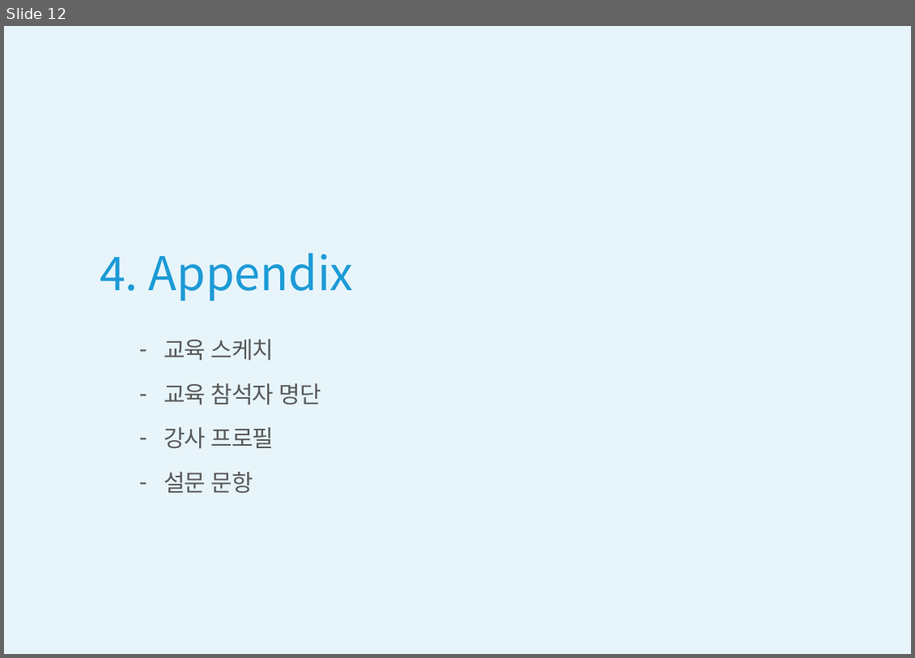
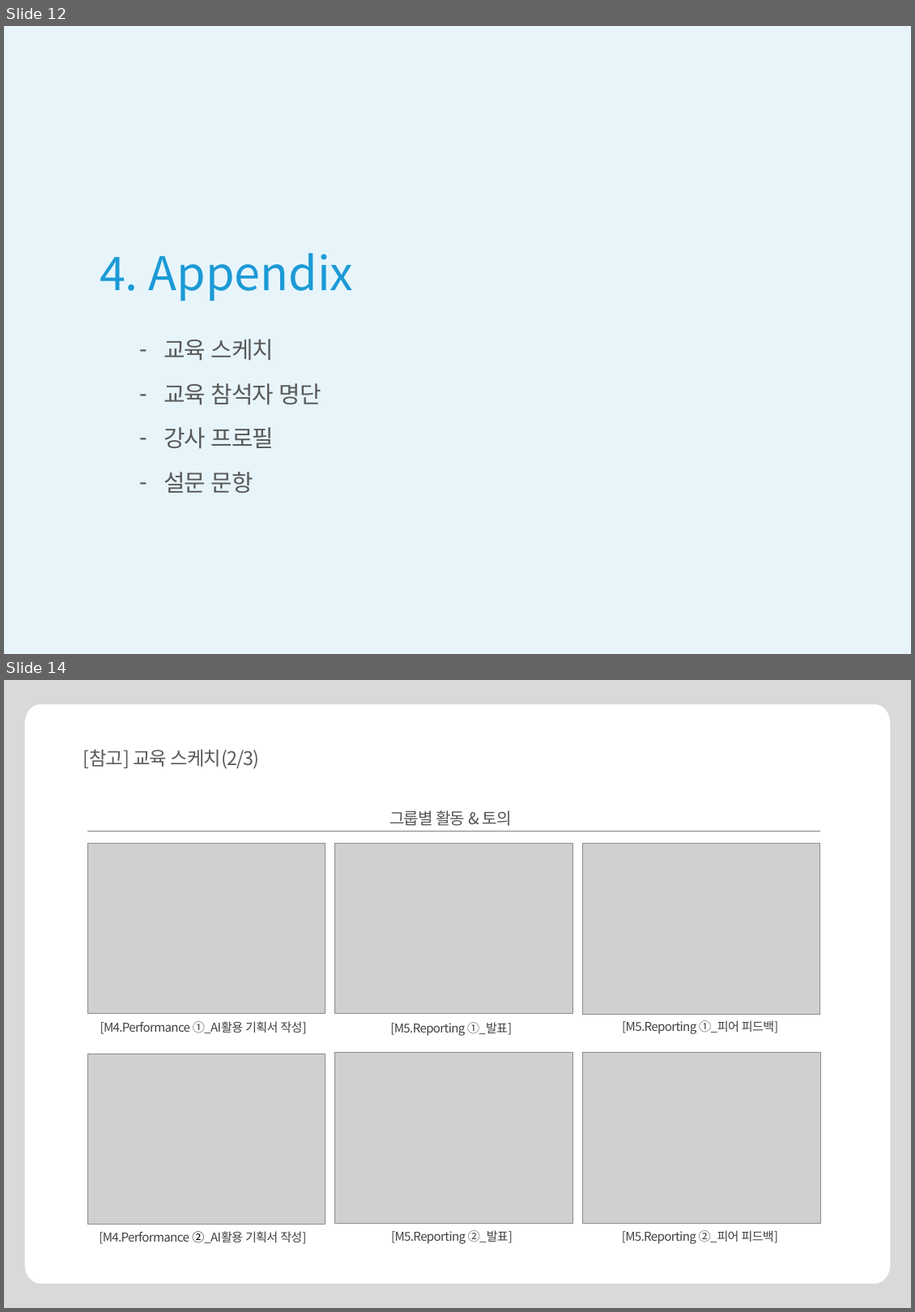
Before and after one commit to qkrtlwls123-a11y/Lam-automation, a slide deck: kai-template.pptx. Shown one above the other, each under a label of ours: slide 12 before the commit, slides 12 and 14 after it; the slides between them are not shown. The pictures are 915x658 and 915x1312 pixels, drawn with LibreOffice and Linux fonts; fonts in the diff are those of the drawing; grey boxes stand for pictures. Boxes give left, top, right and bottom in pixels: in the first picture for what was removed or moved away, otherwise in the second. Text is boxed around its words. In the diff, an @@ line names an element or a change of style, - is before the commit and + after.

```diff
--- a/kai-template.pptx
+++ b/kai-template.pptx
@@ slide 14 added at (x1=4, y1=680, x2=911, y2=1308), background #FFFFFF @@
@@ freeform shape added at (x1=4, y1=680, x2=911, y2=1308), fill #D9D9D9 @@
@@ title added at (x1=83, y1=749, x2=259, y2=769), 16.2 pt, text #595959 @@
+[참고] 교육 스케치(2/3)
@@ text added at (x1=390, y1=810, x2=512, y2=826), 14 pt, text #555555 @@
+그룹별 활동 & 토의
@@ picture added at (x1=87, y1=844, x2=326, y2=1014) @@
@@ line added from (87, 831) to (820, 831), #808080 0.5 pt @@
@@ picture added at (x1=336, y1=844, x2=573, y2=1014) @@
@@ picture added at (x1=583, y1=844, x2=820, y2=1015) @@
@@ text added at (x1=100, y1=1021, x2=306, y2=1034), 10.5 pt, text #404040 @@
+[M4.Performance ①_AI활용 기획서 작성]
@@ text added at (x1=390, y1=1022, x2=512, y2=1036), 10.5 pt, text #404040 @@
+[M5.Reporting ①_발표]
@@ text added at (x1=622, y1=1020, x2=778, y2=1034), 10.5 pt, text #404040 @@
+[M5.Reporting ①_피어 피드백]
@@ picture added at (x1=87, y1=1054, x2=326, y2=1224) @@
@@ picture added at (x1=336, y1=1053, x2=573, y2=1224) @@
@@ picture added at (x1=583, y1=1053, x2=820, y2=1224) @@
@@ text added at (x1=99, y1=1231, x2=306, y2=1244), 10.5 pt, text #404040 @@
+[M4.Performance ②_AI활용 기획서 작성]
@@ text added at (x1=391, y1=1230, x2=513, y2=1244), 10.5 pt, text #404040 @@
+[M5.Reporting ②_발표]
@@ text added at (x1=622, y1=1230, x2=778, y2=1244), 10.5 pt, text #404040 @@
+[M5.Reporting ②_피어 피드백]
```
Also in this commit, not shown: 8 slides changed, 3 other slides added, 4 slides removed, 1 other file.
